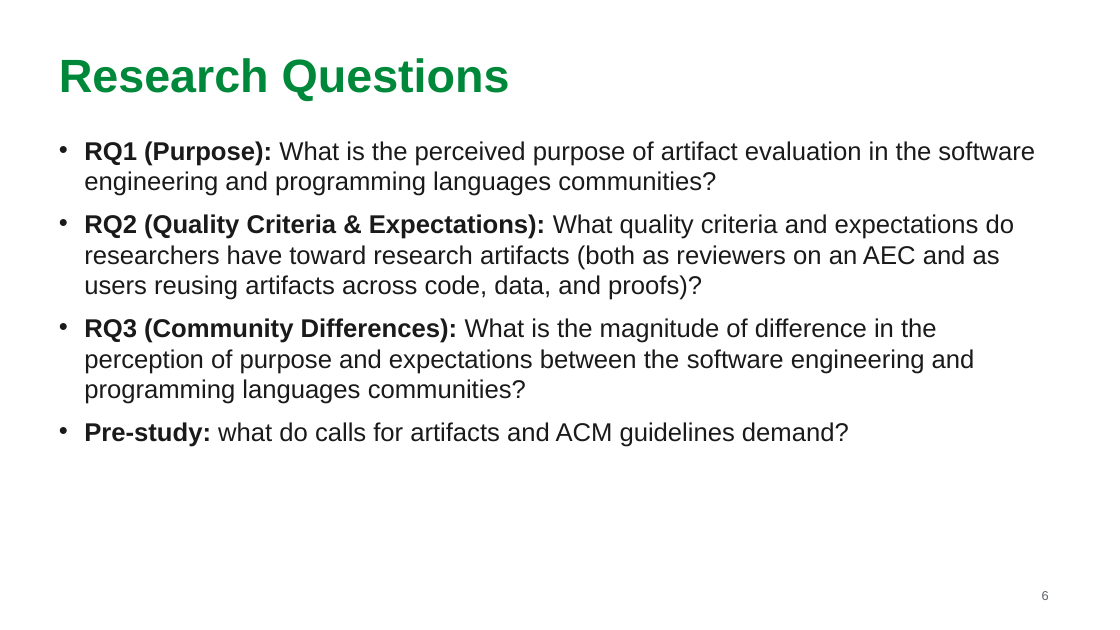
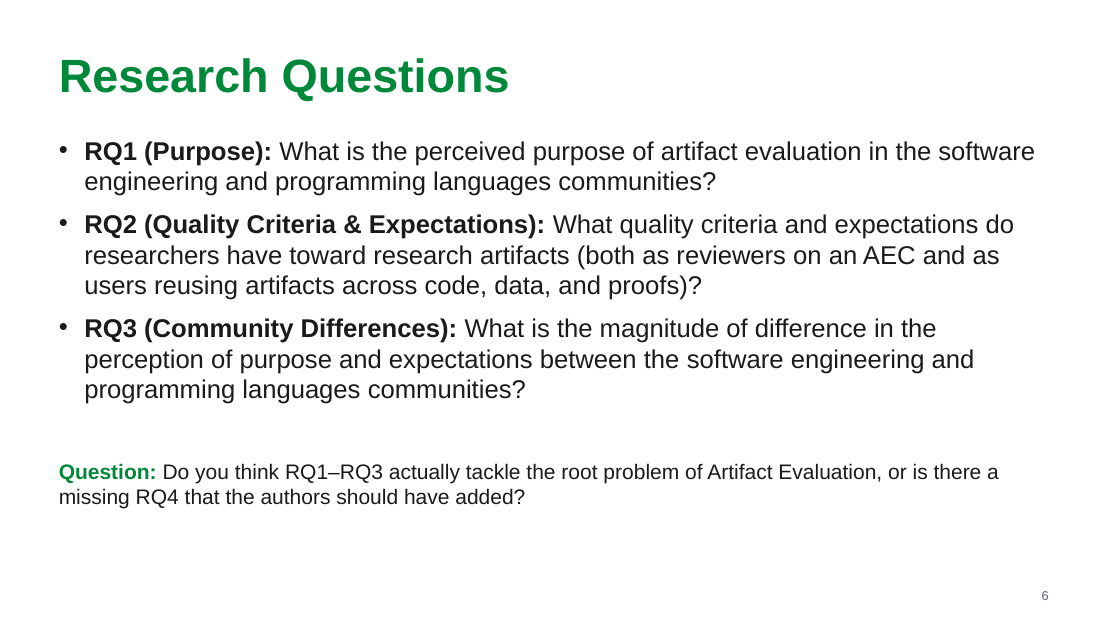
Before and after one commit to MarkAndreDuesing/Reprod_Docs_And_Notes, a slide deck: slide 6 of Vorl_2/slides/lecture2-team-paper2.pptx. Drawn at 1120x630 pixels with LibreOffice and Linux fonts; fonts in the diff are those of the drawing. Boxes give left, top, right and bottom in pixels: in the first picture for what was removed or moved away, otherwise in the second. Text is boxed around its words. In the diff, an @@ line names an element or a change of style, - is before the commit and + after.

```diff
--- a/Vorl_2/slides/lecture2-team-paper2.pptx
+++ b/Vorl_2/slides/lecture2-team-paper2.pptx
@@ text at (x1=59, y1=463, x2=999, y2=508): text changed; size 22 to 18 pt @@
-• Pre-study: what do calls for artifacts and ACM guidelines demand?
+Question: Do you think RQ1–RQ3 actually tackle the root problem of Artifact Evaluation, or is there a missing RQ4 that the authors should have added?
```
Also in this commit, not shown: 18 other slides changed, 18 slides added, 1 slide removed, 2 other files.
